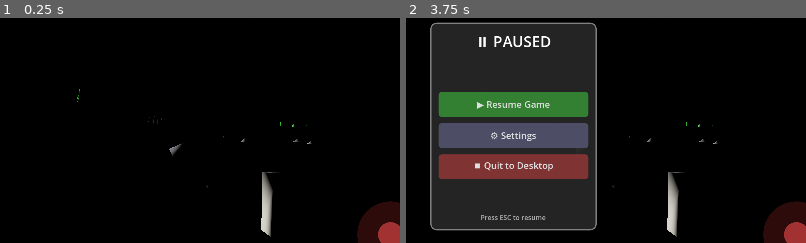
Above: before the commit, frames 1-2 (left to right).
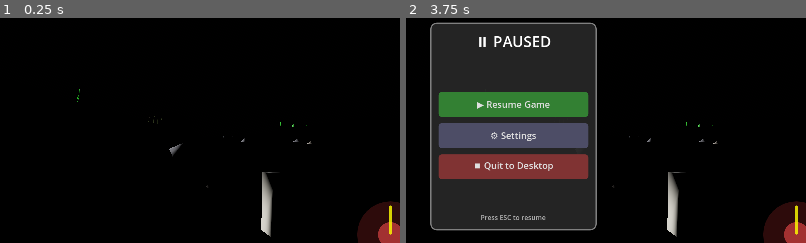
Above: after the commit, the same moments.

Repository: felix-dieterle/YouGame_godot4_public
Game: Godot game, scene res://scenes/main.tscn
Same seed, same stepped clock (60 frames per second), same inputs: the game is played once before the commit and once after it.
Inputs:
- Up to frame 1 (0.25 s): no input
- Up to frame 2 (3.75 s): click "📋" at 0.5 s; click "🗑" at 1.25 s; click "-" at 2 s; click "+" at 2.75 s; click "☰" at 3.5 s
The pictures show only the part of the screen within x 37-87%, y 26-76%; the shares and areas given below are measured in that part.

The runs differ from the first frame. In frame 1, 0.1% of the frame differs, in the area x 97-98%, y 83-97%; in frame 2, 0.1%.
Error after the commit: Invalid call. Nonexistent function 'has' in base 'CharacterBody3D (Player)'. (res://scripts/mobile_controls.gd:134)

Commit message:
Add 80-degree horizontal rotation limit and visual direction indicator
Co-authored-by: felix-dieterle <1490062+felix-dieterle@users.noreply.github.com>

Diff:
--- a/scripts/mobile_controls.gd
+++ b/scripts/mobile_controls.gd
@@ -14,6 +14,7 @@
 var look_joystick_active: bool = false
 var look_joystick_touch_index: int = -1
 var look_joystick_vector: Vector2 = Vector2.ZERO
+var look_direction_indicator: Control  # Visual indicator for current look direction
 
 # Menu button and settings panel
 var menu_button: Button
@@ -123,6 +124,30 @@
     _log_control_info()
 
     DebugLogOverlay.add_log("MobileControls._ready() completed", "green")
+
+func _process(_delta: float) -> void:
+    # Update the look direction indicator to show where the camera is pointing
+    _update_look_direction_indicator()
+
+func _update_look_direction_indicator() -> void:
+    # Update the visual indicator to show current look direction
+    if not player or not player.has("camera_rotation_x") or not player.has("camera_rotation_y"):
+        return
+
+    if not look_direction_indicator:
+        return
+
+    # Get camera rotation from player
+    var pitch = player.camera_rotation_x  # Vertical rotation (radians)
+    var yaw = player.camera_rotation_y    # Horizontal rotation (radians)
+
+    # Convert rotation to degrees for the indicator
+    # The indicator should rotate to show combined pitch and yaw
+    # We'll use atan2 to convert the 2D rotation into a single angle
+    var angle = atan2(sin(yaw), cos(yaw) * cos(pitch))
+
+    # Set the rotation of the indicator
+    look_direction_indicator.rotation = angle
 
 func _update_joystick_position() -> void:
     # Position joystick in bottom-left corner with margin
@@ -260,6 +285,27 @@
     stick_style.corner_radius_bottom_right = int(STICK_RADIUS)
     stick_panel.add_theme_stylebox_override("panel", stick_style)
 
+    # Create direction indicator (shows current look direction relative to straight ahead)
+    look_direction_indicator = Control.new()
+    look_direction_indicator.position = Vector2(0, 0)
+    look_direction_indicator.size = Vector2(6, JOYSTICK_RADIUS - 10)  # Thin rectangle from center to edge
+    look_direction_indicator.pivot_offset = Vector2(3, 0)  # Pivot at the center base
+    look_joystick_base.add_child(look_direction_indicator)
+
+    var indicator_panel = Panel.new()
+    indicator_panel.size = Vector2(6, JOYSTICK_RADIUS - 10)
+    indicator_panel.position = Vector2(-3, -JOYSTICK_RADIUS + 10)  # Position from center upward
+    indicator_panel.modulate = Color(1.0, 1.0, 0.0, 0.9)  # Bright yellow for visibility
+    look_direction_indicator.add_child(indicator_panel)
+
+    var indicator_style = StyleBoxFlat.new()
+    indicator_style.bg_color = Color(1.0, 1.0, 0.0, 0.9)  # Bright yellow
+    indicator_style.corner_radius_top_left = 3
+    indicator_style.corner_radius_top_right = 3
+    indicator_style.corner_radius_bottom_left = 3
+    indicator_style.corner_radius_bottom_right = 3
+    indicator_panel.add_theme_stylebox_override("panel", indicator_style)
+
     DebugLogOverlay.add_log("Look joystick visuals created", "green")
     DebugLogOverlay.add_log("Look joystick base visible: %s" % str(look_joystick_base.visible), "cyan")
     DebugLogOverlay.add_log("Look joystick stick visible: %s" % str(look_joystick_stick.visible), "cyan")
--- a/scripts/player.gd
+++ b/scripts/player.gd
@@ -31,6 +31,7 @@
 var camera_rotation_y: float = 0.0  # Horizontal rotation (yaw)
 @export var camera_sensitivity: float = 0.083333  # Reduced to 1/6 sensitivity (0.5/6) for half as sensitive look joystick
 @export var camera_max_pitch: float = 80.0  # Maximum vertical look angle in degrees
+@export var camera_max_yaw: float = 80.0  # Maximum horizontal look angle in degrees
 
 # Footstep sound system
 var footstep_player: AudioStreamPlayer
@@ -113,6 +114,8 @@
 
             # Clamp vertical rotation to prevent looking too far up/down
             camera_rotation_x = clamp(camera_rotation_x, -deg_to_rad(camera_max_pitch), deg_to_rad(camera_max_pitch))
+            # Clamp horizontal rotation to prevent looking too far left/right
+            camera_rotation_y = clamp(camera_rotation_y, -deg_to_rad(camera_max_yaw), deg_to_rad(camera_max_yaw))
 
             # Apply rotation to camera
             _update_camera_rotation()
